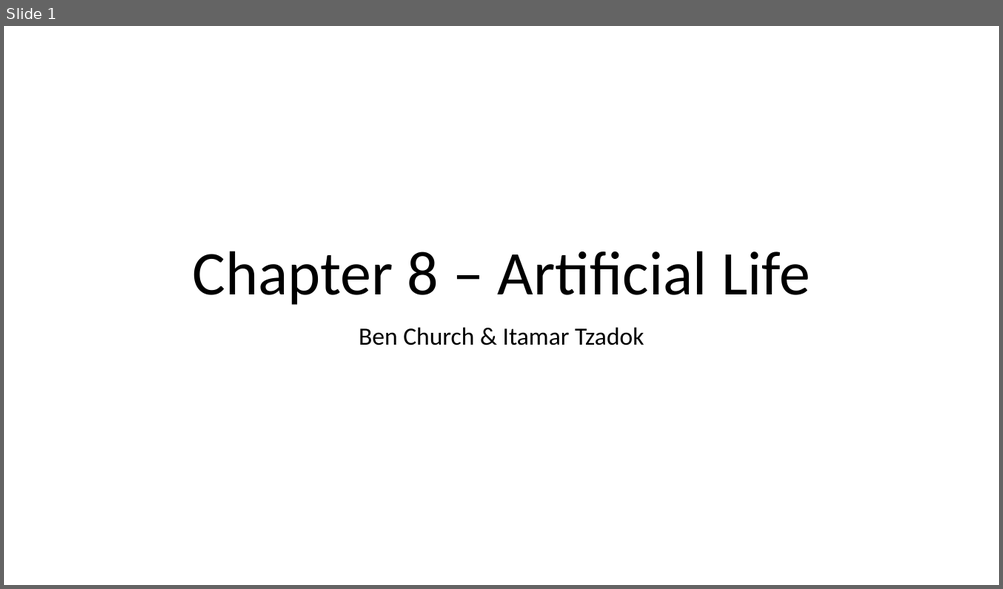
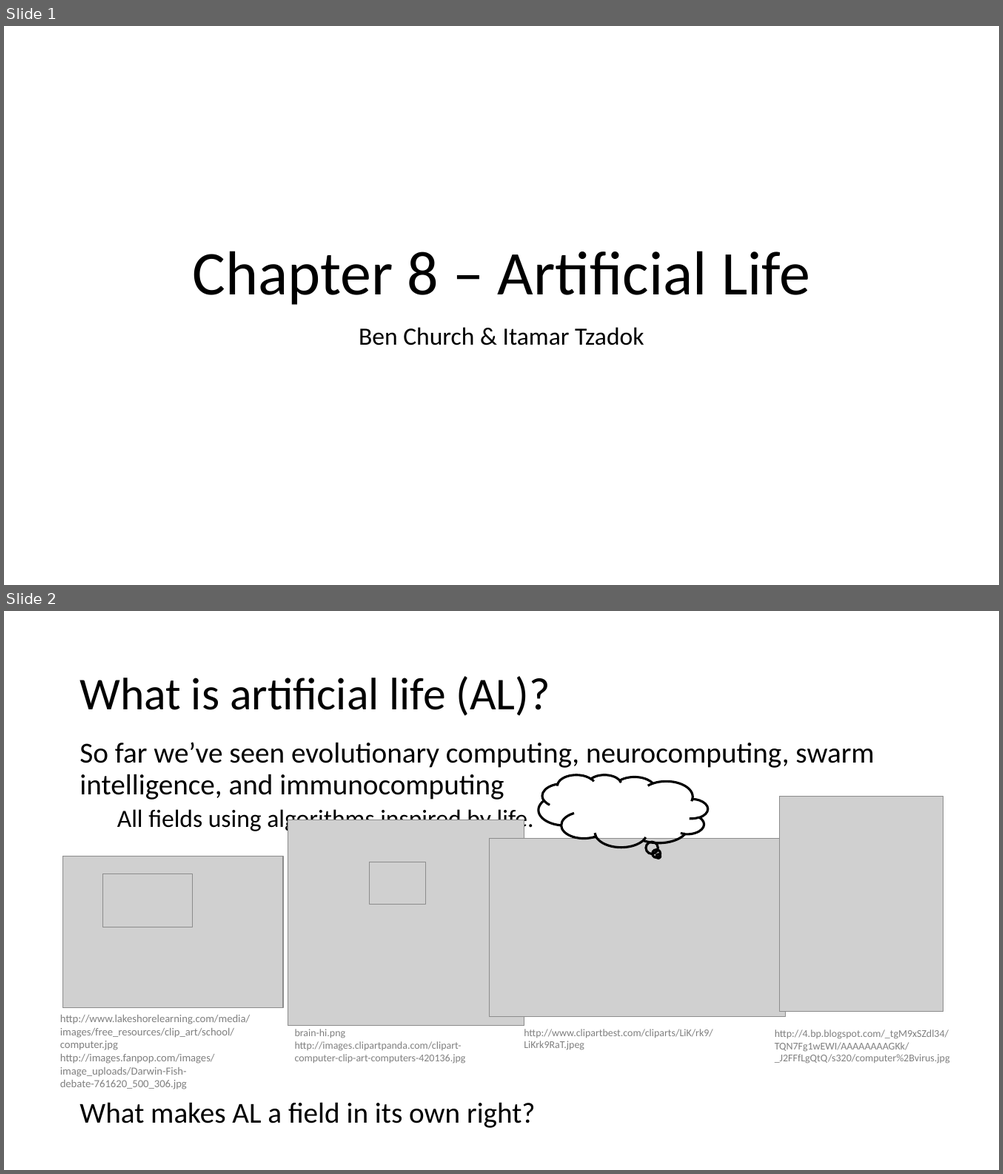
Before and after one commit to BenChurch/Fall2016, a slide deck: CISC879/ChapterPresentation/LectureSlidesCh8.pptx. Shown one above the other, each under a label of ours: slide 1 before the commit, slides 1 and 2 after it. The pictures are 1003x589 and 1003x1174 pixels, drawn with LibreOffice and Linux fonts; fonts in the diff are those of the drawing; grey boxes stand for pictures. Boxes give left, top, right and bottom in pixels: in the first picture for what was removed or moved away, otherwise in the second. Text is boxed around its words. In the diff, an @@ line names an element or a change of style, - is before the commit and + after.

Commit message:
CISC 879 Ch8 Presentation work; SPIE2017 created images with heatmaps and models

```diff
--- a/CISC879/ChapterPresentation/LectureSlidesCh8.pptx
+++ b/CISC879/ChapterPresentation/LectureSlidesCh8.pptx
@@ slide 2 added at (4, 611, 999, 1170), background #FFFFFF @@
@@ title added at (79, 676, 550, 716), 44 pt, text #000000 @@
+What is artificial life (AL)?
@@ text added at (79, 742, 874, 1128), 28 pt, text #000000 @@
+So far we’ve seen evolutionary computing, neurocomputing, swarm intelligence, and immunocomputing
+  All fields using algorithms inspired by life.
+What makes AL a field in its own right?
@@ thought cloud added at (538, 775, 708, 848), outline #000000 2.25 pt @@
@@ picture added at (780, 796, 943, 1011) @@
@@ picture added at (287, 820, 524, 1026) @@
@@ picture added at (489, 839, 786, 1017) @@
@@ picture added at (63, 857, 283, 1008) @@
@@ picture added at (102, 874, 192, 928) @@
@@ picture added at (370, 863, 426, 905) @@
@@ text added at (60, 1015, 250, 1090), 10.5 pt, text #808080 @@
+http://www.lakeshorelearning.com/media/images/free_resources/clip_art/school/computer.jpg
+http://images.fanpop.com/images/image_uploads/Darwin-Fish-debate-761620_500_306.jpg
@@ text added at (295, 1025, 479, 1064), 10 pt, text #808080 @@
+http://www.clker.com/cliparts/o/R/Q/f/z/T/brain-hi.png
+http://images.clipartpanda.com/clipart-computer-clip-art-computers-420136.jpg
@@ text added at (523, 1029, 713, 1051), 10 pt, text #808080 @@
+http://www.clipartbest.com/cliparts/LiK/rk9/LiKrk9RaT.jpeg
@@ text added at (774, 1030, 950, 1064), 10 pt, text #808080 @@
+http://4.bp.blogspot.com/_tgM9xSZdl34/TQN7Fg1wEWI/AAAAAAAAGKk/_J2FFfLgQtQ/s320/computer%2Bvirus.jpg
```
Also in this commit, not shown: 2 slides changed, 4 other slides added, 14 other files.
